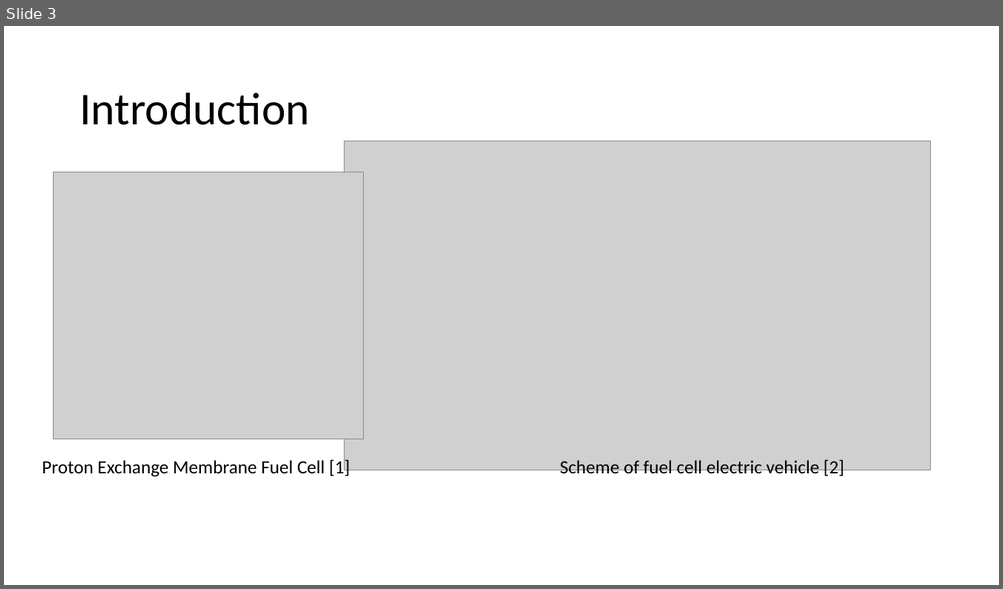
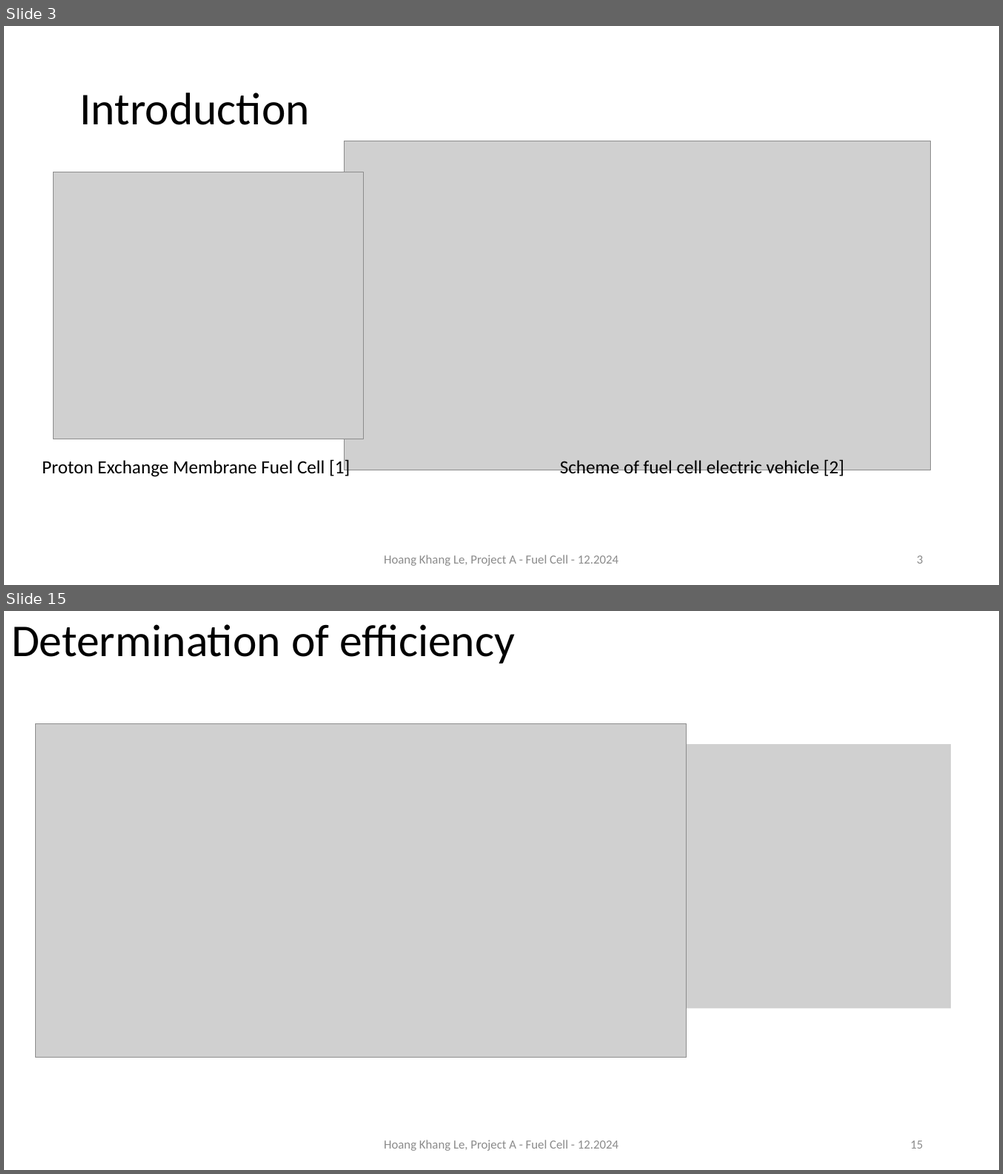
Before and after one commit to alpha7894550/ProjectA_fuelCell, a slide deck: Presentation_fuel_cell_project_khang.pptx. Shown one above the other, each under a label of ours: slide 3 before the commit, slides 3 and 15 after it; the slides between them are not shown. The pictures are 1003x589 and 1003x1174 pixels, drawn with LibreOffice and Linux fonts; fonts in the diff are those of the drawing; grey boxes stand for pictures. Boxes give left, top, right and bottom in pixels: in the first picture for what was removed or moved away, otherwise in the second. Text is boxed around its words. In the diff, an @@ line names an element or a change of style, - is before the commit and + after.

```diff
--- a/Presentation_fuel_cell_project_khang.pptx
+++ b/Presentation_fuel_cell_project_khang.pptx
@@ slide 15 added at box(4, 611, 999, 1170), background #FFFFFF @@
@@ title added at box(11, 624, 515, 664), 44 pt, text #000000 @@
+Determination of efficiency
@@ picture added at box(36, 723, 687, 1058) @@
@@ picture added at box(687, 744, 950, 1008) @@
@@ text added at box(384, 1140, 618, 1151), 12 pt, text #8C8C8C @@
+Hoang Khang Le, Project A - Fuel Cell - 12.2024
@@ page number added at box(910, 1141, 922, 1149), 12 pt, text #8C8C8C @@
+15
@@ slide 3 changed as well @@
@@ text added at box(384, 555, 618, 566), 12 pt, text #8C8C8C @@
+Hoang Khang Le, Project A - Fuel Cell - 12.2024
@@ page number added at box(916, 556, 922, 564), 12 pt, text #8C8C8C @@
+3
```
Also in this commit, not shown: 5 other slides changed, 12 other slides added, 2 slides removed, 4 other files.
